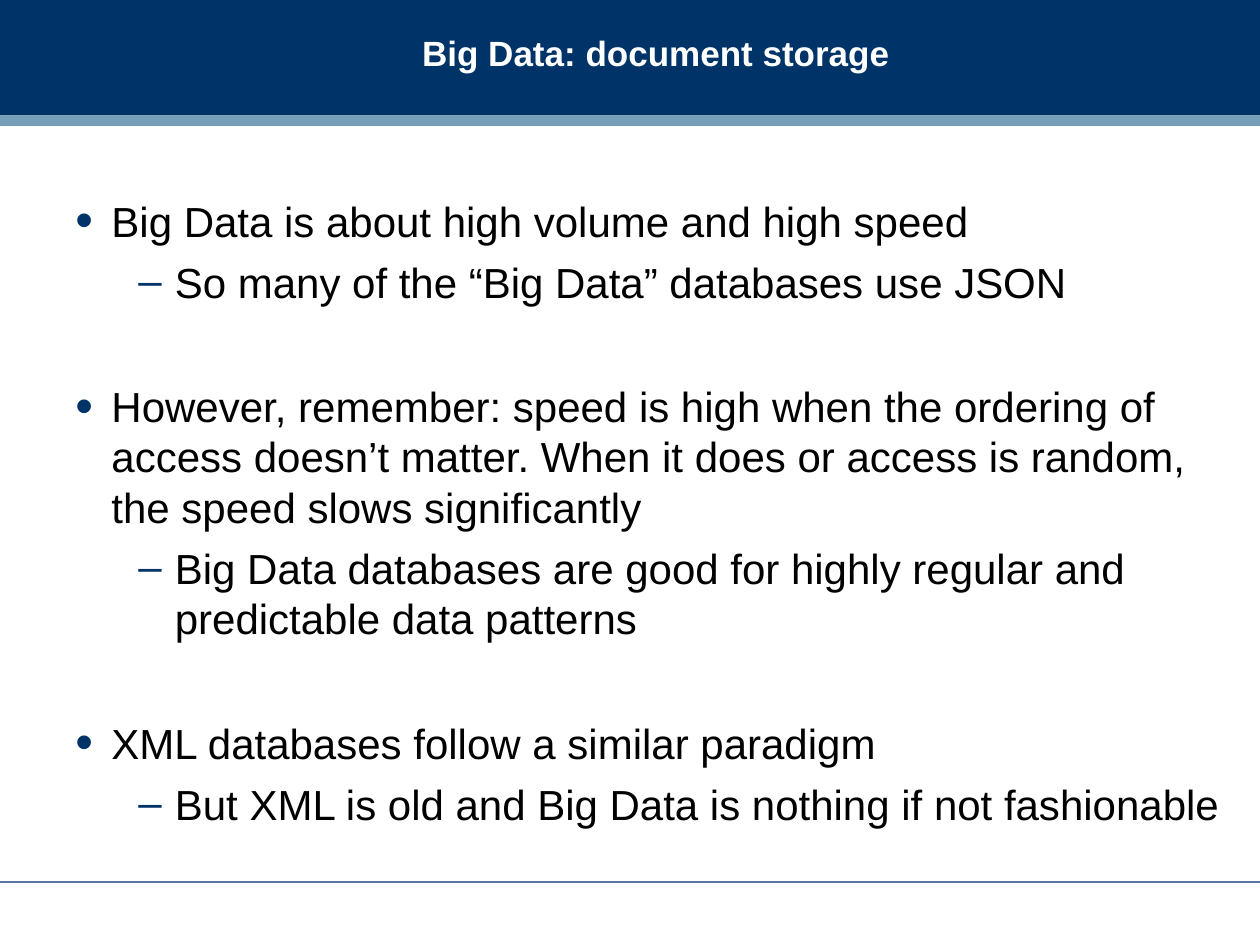
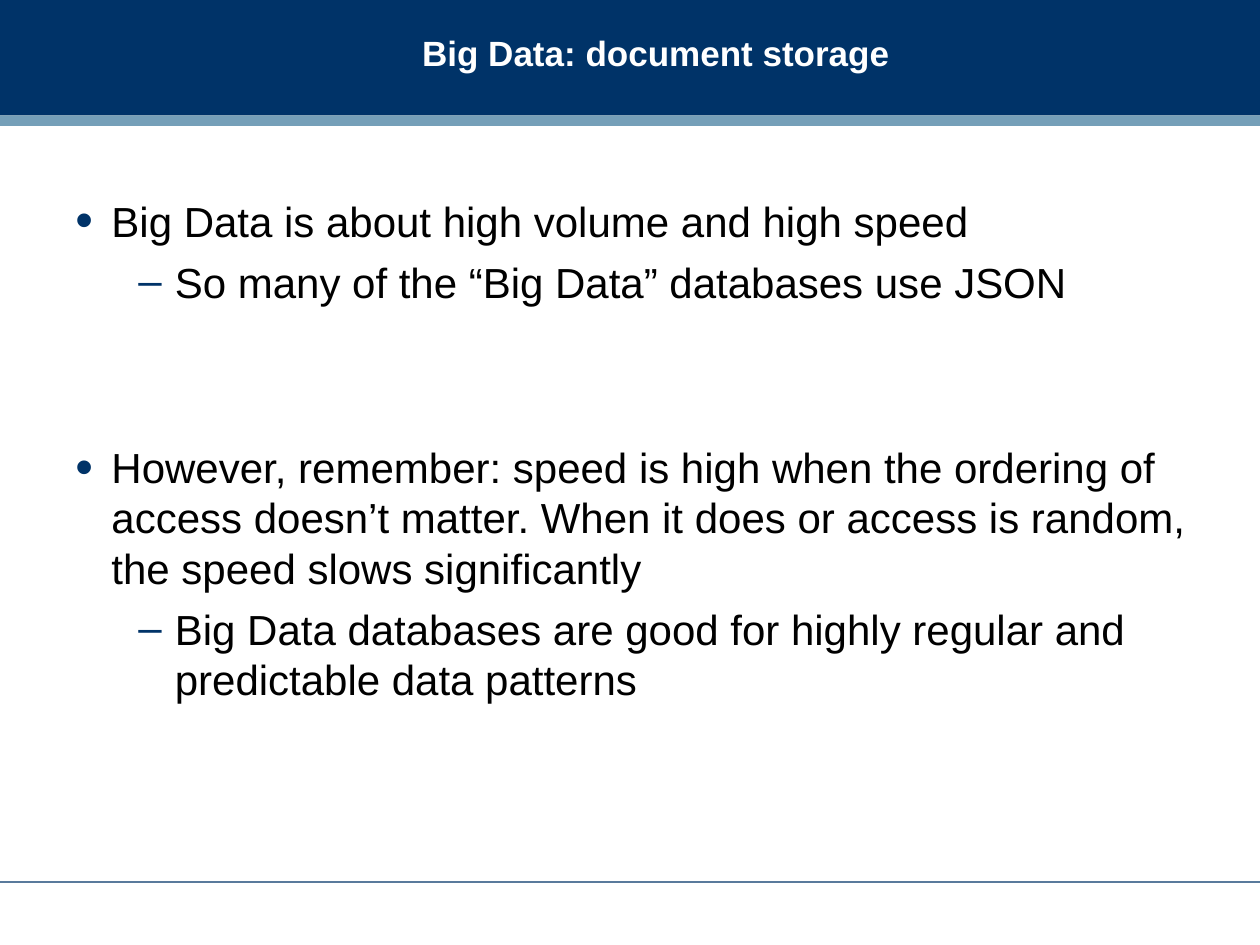
Before and after one commit to dreamind/ix, a slide deck: slide 23 of lectures/representing-data/json.ppt. Drawn at 1260x945 pixels with LibreOffice and Linux fonts; fonts in the diff are those of the drawing; background and template pictures are left out. Boxes give left, top, right and bottom in pixels: in the first picture for what was removed or moved away, otherwise in the second. Text is boxed around its words. In the diff, an @@ line names an element or a change of style, - is before the commit and + after.

```diff
--- a/lectures/representing-data/json.ppt
+++ b/lectures/representing-data/json.ppt
@@ text at (x1=111, y1=728, x2=1219, y2=828): paragraphs removed @@
-• XML databases follow a similar paradigm
-  – But XML is old and Big Data is nothing if not fashionable
```
Also in this commit, not shown: 12 other slides changed, 2 slides added.
